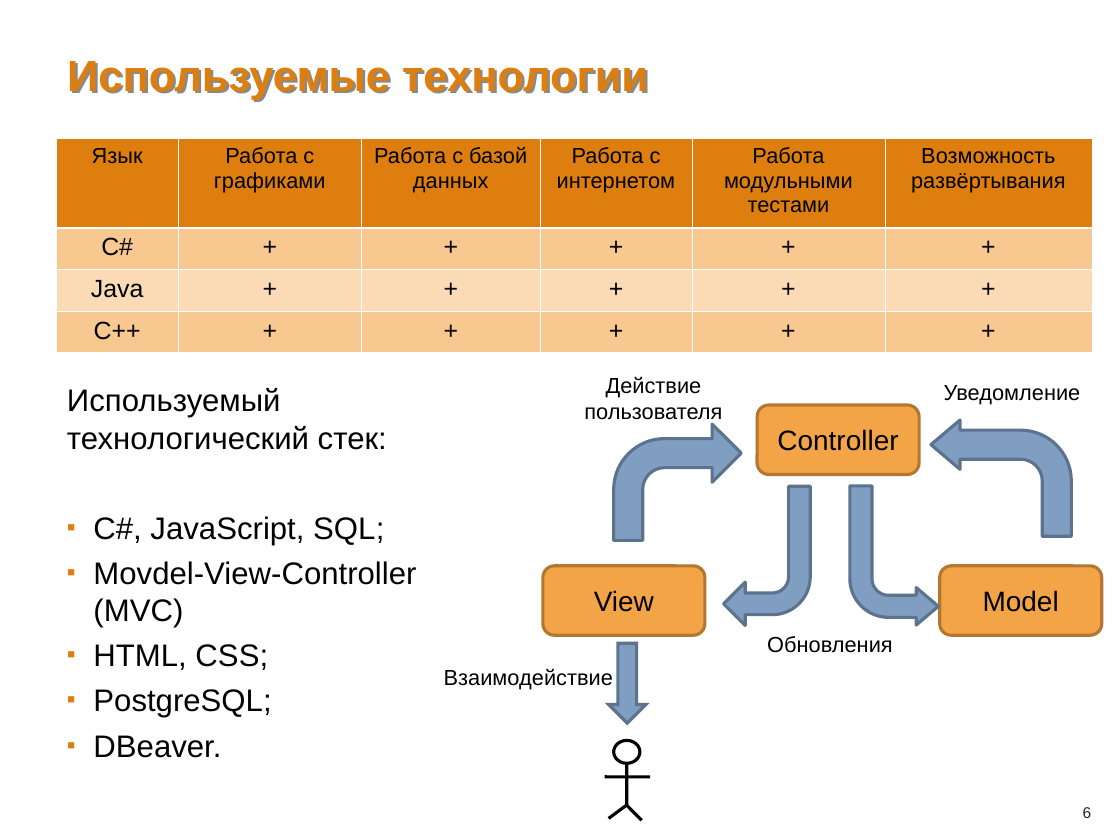
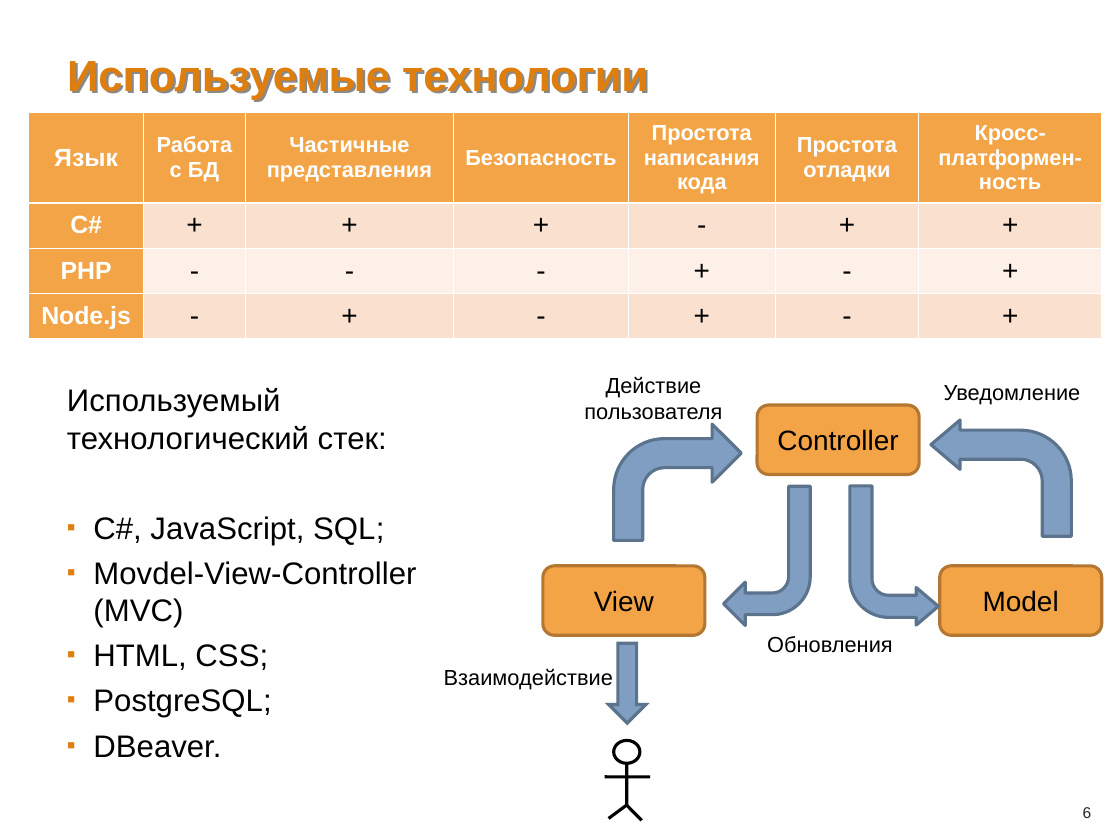
Before and after one commit to kradunches/ari-metiostation, a slide deck: slide 6 of doc/Презентация.ppt. Drawn at 1120x840 pixels with LibreOffice and Linux fonts; fonts in the diff are those of the drawing; background and template pictures are left out. Boxes give left, top, right and bottom in pixels: in the first picture for what was removed or moved away, otherwise in the second. Text is boxed around its words. In the diff, an @@ line names an element or a change of style, - is before the commit and + after.

```diff
--- a/doc/Презентация.ppt
+++ b/doc/Презентация.ppt
@@ table added at (x1=29, y1=113, x2=1101, y2=339), 4 rows, 7 columns @@
+Язык | Работа с БД | Частичные представления | Безопасность | Простота написания кода | Простота отладки | Кросс-платформен-ность
+C# | + | + | + | - | + | +
+PHP | - | - | - | + | - | +
+Node.js | - | + | - | + | - | +
@@ table removed at (x1=56, y1=138, x2=1092, y2=352), 4 rows, 6 columns @@
-Язык | Работа с графиками | Работа с базой данных | Работа с интернетом | Работа модульными тестами | Возможность развёртывания
-C# | + | + | + | + | +
-Java | + | + | + | + | +
-C++ | + | + | + | + | +
```
Also in this commit, not shown: 4 other slides changed, 4 slides added, 3 slides removed, 3 other files.
